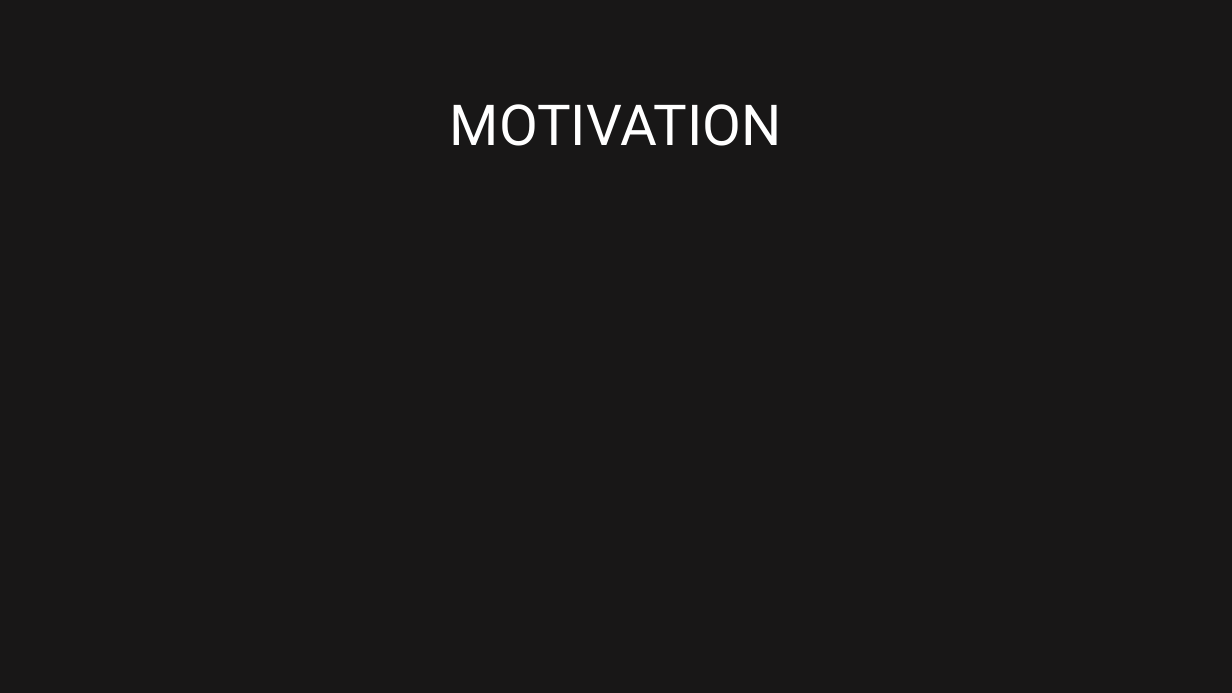
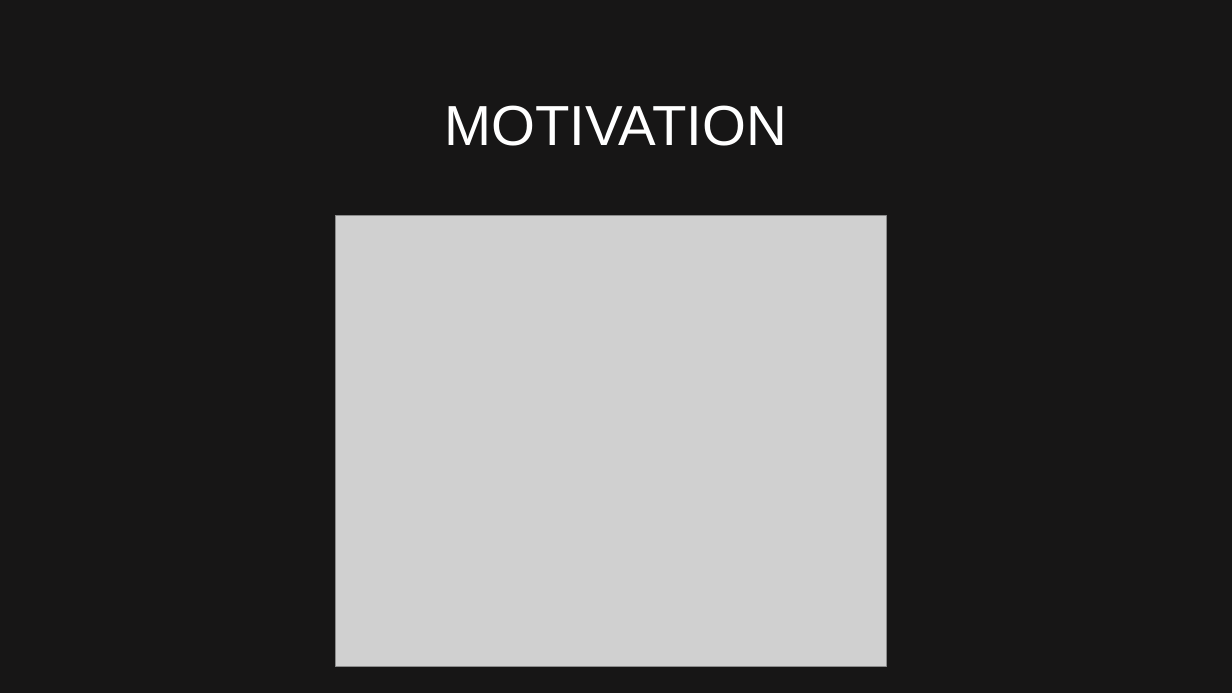
Before and after one commit to sveld03/natHacks, a slide deck: slide 2 of EEG P300 Truth Elicitor.pptx (slide 3 before the commit). Drawn at 1232x693 pixels with LibreOffice and Linux fonts; fonts in the diff are those of the drawing; grey boxes stand for pictures; background and template pictures are left out. Boxes give left, top, right and bottom in pixels: in the first picture for what was removed or moved away, otherwise in the second. Text is boxed around its words. In the diff, an @@ line names an element or a change of style, - is before the commit and + after.

```diff
--- a/EEG P300 Truth Elicitor.pptx
+++ b/EEG P300 Truth Elicitor.pptx
@@ title "MOTIVATION" at <box>444,105,787,146</box>: font Roboto to Arial @@
@@ picture added at <box>335,216,887,667</box> @@
```
Also in this commit, not shown: 15 other slides changed, 10 slides added, 5 slides removed.
